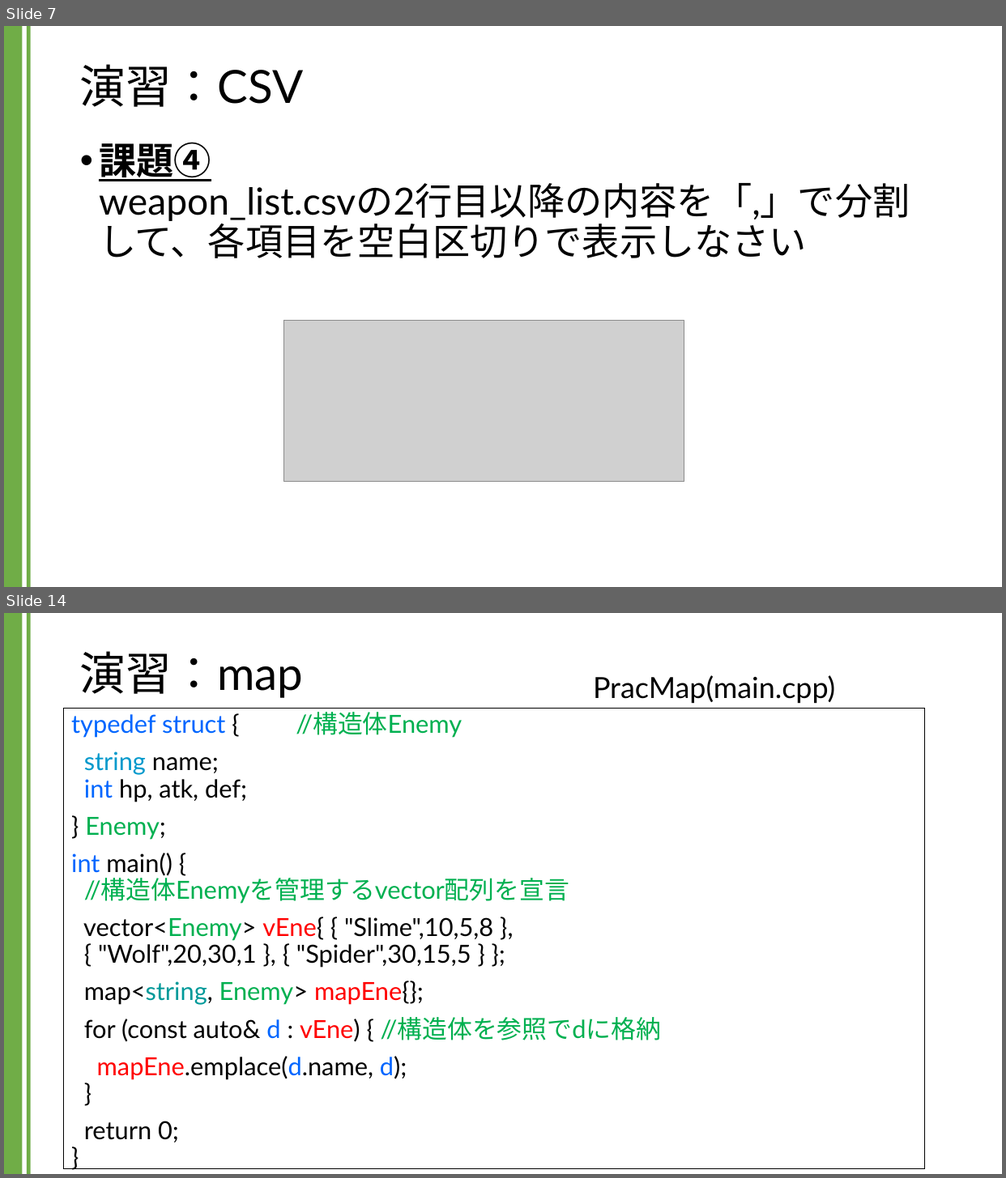
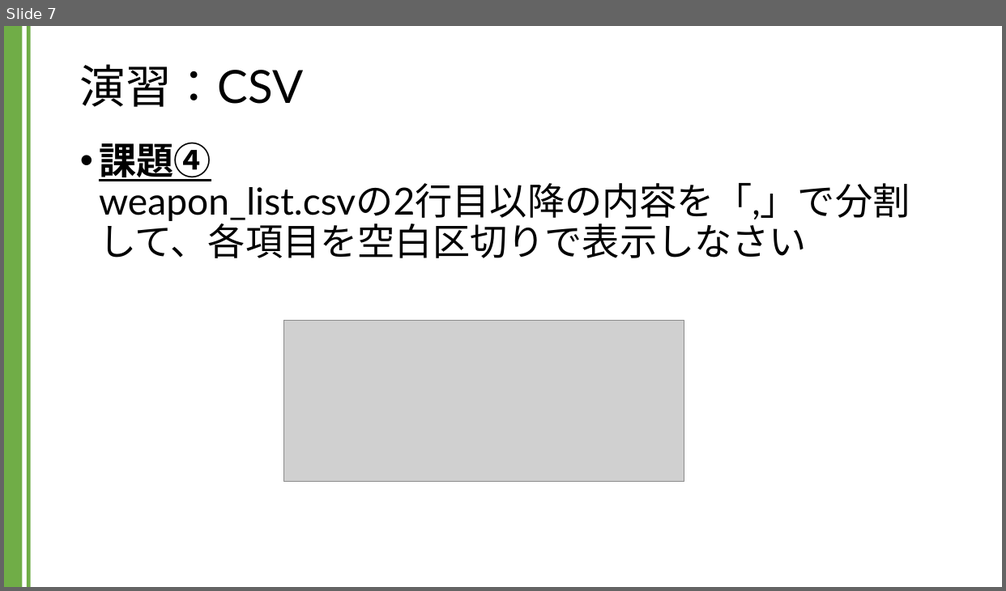
Before and after one commit to kic-murata/cpp2024, a slide deck: 授業資料/演習課題：CSV.pptx. Shown one above the other, each under a label of ours: slides 7 and 14 before the commit, slide 7 after it; the slides between them are not shown. The pictures are 1006x1178 and 1006x591 pixels, drawn with LibreOffice and Linux fonts; fonts in the diff are those of the drawing; grey boxes stand for pictures. Boxes give left, top, right and bottom in pixels: in the first picture for what was removed or moved away, otherwise in the second. Text is boxed around its words. In the diff, an @@ line names an element or a change of style, - is before the commit and + after.

```diff
--- a/授業資料/演習課題：CSV.pptx
+++ b/授業資料/演習課題：CSV.pptx
@@ slide 14 removed at bbox=[4, 613, 1002, 1174], background #FFFFFF; not listed: 2 template elements that a slide beside it also shows @@
@@ title removed at bbox=[80, 651, 304, 698] @@
-演習：map
@@ text removed at bbox=[593, 675, 835, 703] @@
-PracMap(main.cpp)
@@ text removed at bbox=[64, 708, 925, 1169] @@
-typedef struct { //構造体Enemy
-string name;
-int hp, atk, def;
-} Enemy;
-int main() {
-//構造体Enemyを管理するvector配列を宣言
-vector<Enemy> vEne{ { "Slime",10,5,8 },
-{ "Wolf",20,30,1 }, { "Spider",30,15,5 } };
-map<string, Enemy> mapEne{};
-for (const auto& d : vEne) { //構造体を参照でdに格納
-mapEne.emplace(d.name, d);
-}
-return 0;
-}
```
Also in this commit, not shown: 2 slides changed, 19 other slides removed, 2 other files.
